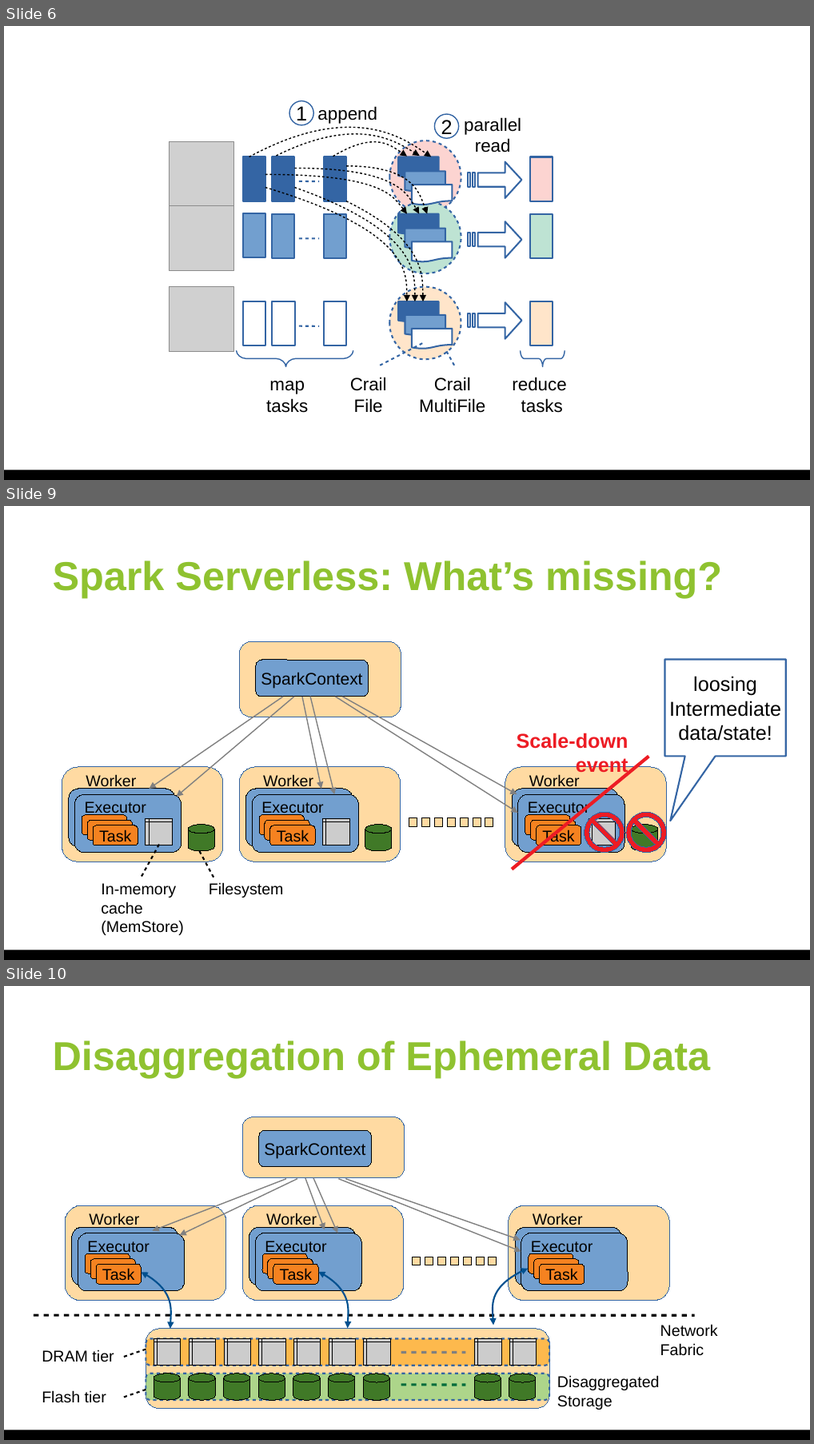
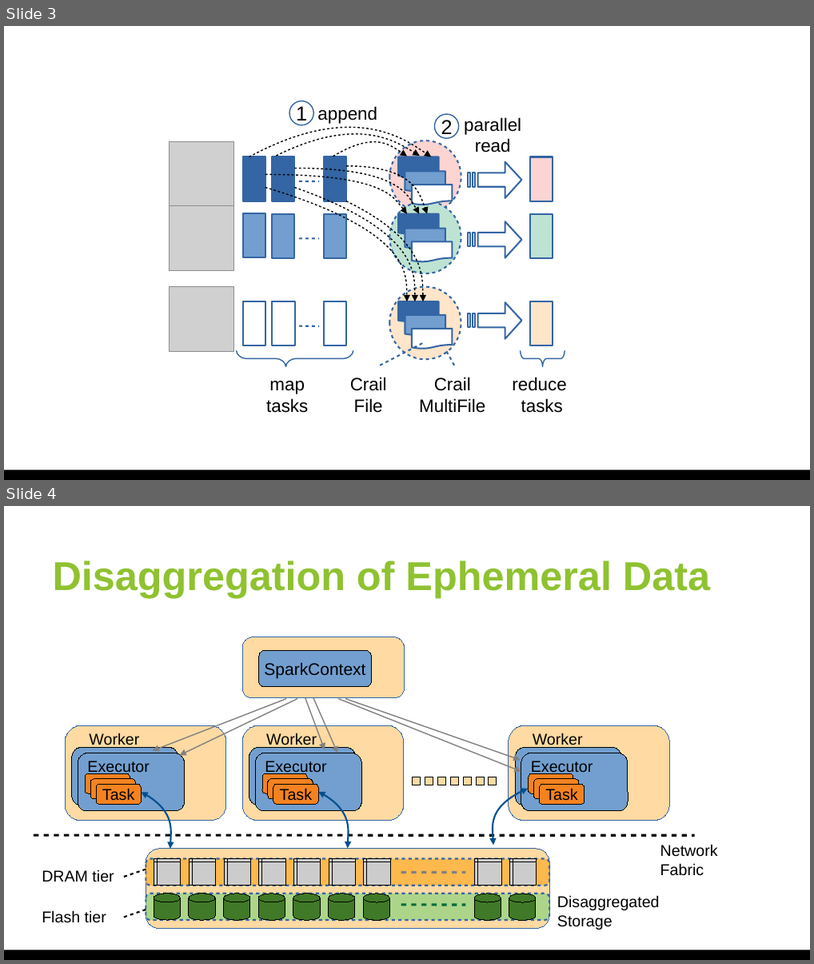
Before and after one commit to patrickstuedi/incubator-crail-website, a slide deck: site/_plots/blog/disaggregation/figures.odp. Shown one above the other, each under a label of ours: slides 6, 9 and 10 before the commit, slides 3 and 4 after it; the slides between them are not shown. The pictures are 814x1444 and 814x964 pixels, drawn with LibreOffice and Linux fonts; fonts in the diff are those of the drawing; grey boxes stand for pictures. Boxes give left, top, right and bottom in pixels: in the first picture for what was removed or moved away, otherwise in the second. Text is boxed around its words. In the diff, an @@ line names an element or a change of style, - is before the commit and + after.

Commit message:
spark disagg

```diff
--- a/site/_plots/blog/disaggregation/figures.odp
+++ b/site/_plots/blog/disaggregation/figures.odp
@@ slide 9 removed at <box>4,506,810,960</box>, background #FFFFFF; not listed: 1 template element that a slide beside it also shows @@
@@ title removed at <box>53,560,722,598</box> @@
-Spark Serverless: What’s missing?
@@ rounded rectangle removed at <box>239,641,402,717</box> @@
@@ rounded rectangle removed at <box>255,660,369,697</box> @@
-SparkContext
@@ speech box removed at <box>666,660,786,756</box> @@
-loosing
-Intermediate
-data/state!
@@ arrow removed from (283, 696) to (149, 788) @@
@@ arrow removed from (294, 696) to (177, 796) @@
@@ arrow removed from (302, 696) to (322, 788) @@
@@ arrow removed from (310, 696) to (334, 794) @@
@@ arrow removed from (335, 696) to (518, 812) @@
@@ arrow removed from (342, 696) to (517, 794) @@
@@ text removed at <box>517,732,629,776</box> @@
-Scale-down
-event
@@ line removed from (512, 869) to (649, 756) @@
@@ group removed at <box>62,767,223,861</box>: 7 rounded rectangles, 2 texts, 1 flow chart internal storage, 1 cylinder @@
-Task
-Executor
-Worker
@@ group removed at <box>239,767,401,861</box>: 7 rounded rectangles, 2 texts, 1 flow chart internal storage, 1 cylinder @@
-Task
-Executor
-Worker
@@ group removed at <box>506,767,667,861</box>: 7 rounded rectangles, 2 texts, 1 flow chart internal storage, 1 cylinder @@
-Task
-Executor
-Worker
@@ no-entry sign removed at <box>585,812,625,852</box> @@
@@ no-entry sign removed at <box>626,812,667,852</box> @@
@@ rectangle removed at <box>410,818,418,826</box> @@
@@ rectangle removed at <box>422,818,430,826</box> @@
@@ rectangle removed at <box>434,818,442,826</box> @@
@@ rectangle removed at <box>447,818,455,826</box> @@
@@ rectangle removed at <box>461,818,469,826</box> @@
@@ rectangle removed at <box>473,818,481,826</box> @@
@@ rectangle removed at <box>486,818,494,826</box> @@
@@ line removed from (159, 844) to (141, 877) @@
@@ line removed from (199, 851) to (214, 877) @@
@@ text removed at <box>101,883,184,935</box> @@
-In-memory
-cache
-(MemStore)
@@ text removed at <box>209,882,284,897</box> @@
-Filesystem
@@ what was slide 6 is now slide 3 @@
@@ what was slide 10 is now slide 4 @@
```
Also in this commit, not shown: 1 slide added, 5 other slides removed, 2 other files.
